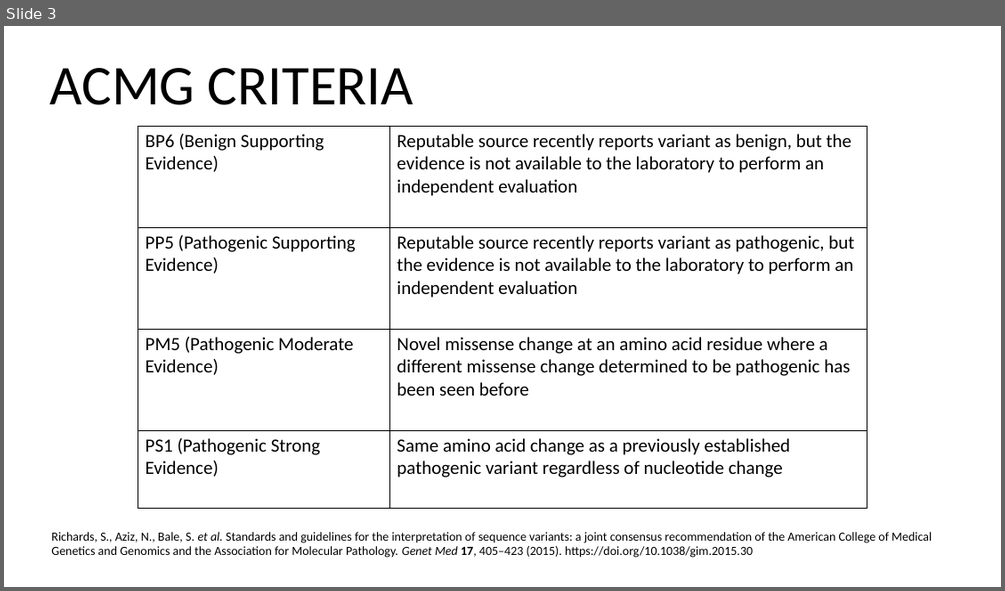
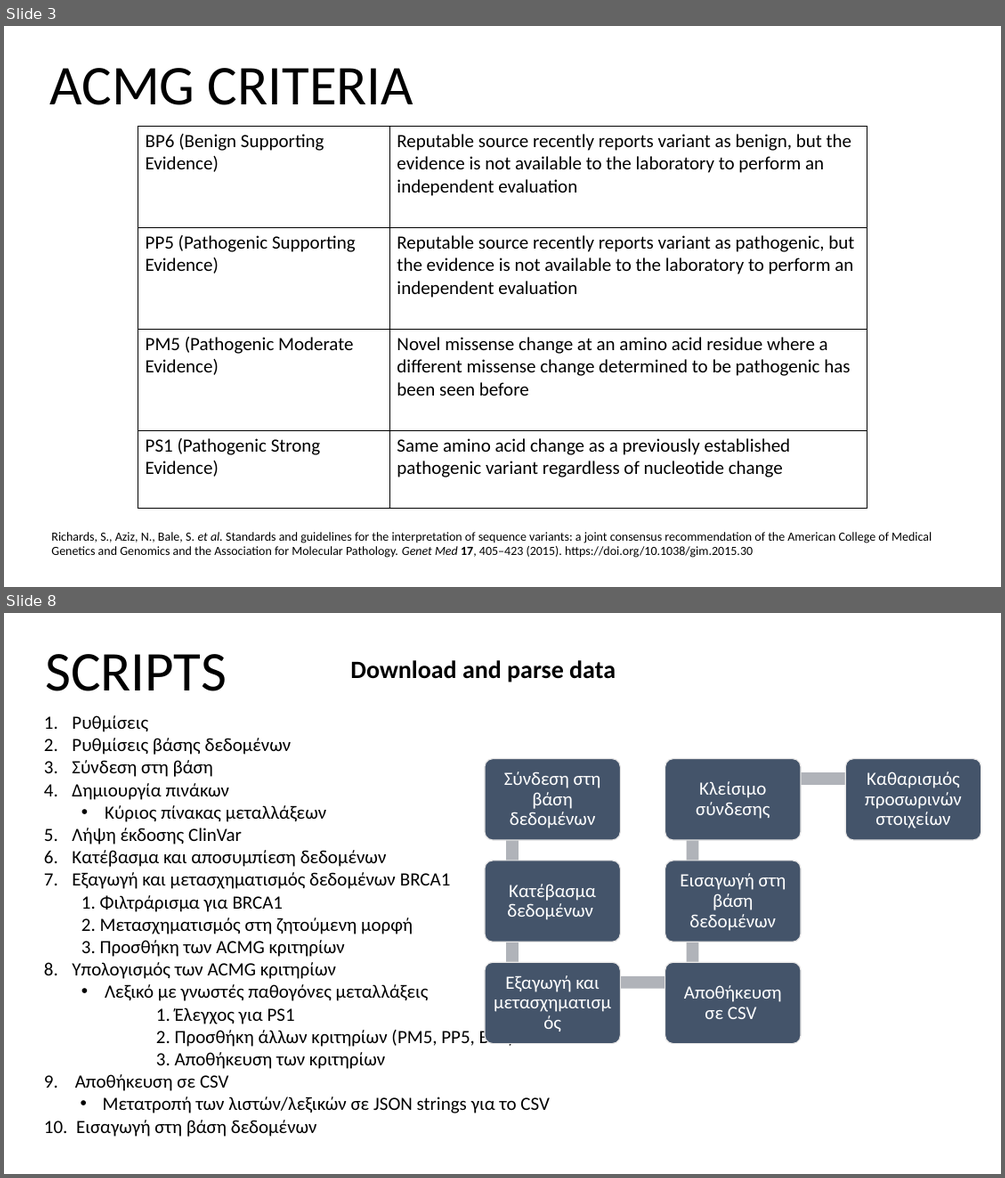
Before and after one commit to iliaanaa/genekor, a slide deck: intro.pptx. Shown one above the other, each under a label of ours: slide 3 before the commit, slides 3 and 8 after it; the slides between them are not shown. The pictures are 1005x591 and 1005x1178 pixels, drawn with LibreOffice and Linux fonts; fonts in the diff are those of the drawing. Boxes give left, top, right and bottom in pixels: in the first picture for what was removed or moved away, otherwise in the second. Text is boxed around its words. In the diff, an @@ line names an element or a change of style, - is before the commit and + after.

```diff
--- a/intro.pptx
+++ b/intro.pptx
@@ slide 8 added at [4,613,1001,1174], background #FFFFFF @@
@@ text added at [45,654,226,691], 54 pt, text #000000 @@
+SCRIPTS
@@ text added at [350,660,615,682], 24 pt, text #000000, bold @@
+Download and parse data
@@ text added at [44,715,550,1136], 18 pt, text #000000 @@
+1. Ρυθμίσεις
+2. Ρυθμίσεις βάσης δεδομένων
+3. Σύνδεση στη βάση
+4. Δημιουργία πινάκων
+  • Κύριος πίνακας μεταλλάξεων
+  5. Λήψη έκδοσης ClinVar
+  6. Κατέβασμα και αποσυμπίεση δεδομένων
+  7. Εξαγωγή και μετασχηματισμός δεδομένων BRCA1
+    1. Φιλτράρισμα για BRCA1
+    2. Μετασχηματισμός στη ζητούμενη μορφή
+    3. Προσθήκη των ACMG κριτηρίων
+  8. Υπολογισμός των ACMG κριτηρίων
+    • Λεξικό με γνωστές παθογόνες μεταλλάξεις
+    1. Έλεγχος για PS1
+    2. Προσθήκη άλλων κριτηρίων (PM5, PP5, BP6)
+    3. Αποθήκευση των κριτηρίων
+    9. Αποθήκευση σε CSV
+    • Μετατροπή των λιστών/λεξικών σε JSON strings για το CSV
+    10. Εισαγωγή στη βάση δεδομένων
@@ group added at [485,759,980,1044]: 7 rounded rectangles, 7 texts, 6 rectangles @@
+Σύνδεση στη βάση δεδομένων
+Κατέβασμα δεδομένων
+Εξαγωγή και μετασχηματισμός
+Αποθήκευση σε CSV
+Εισαγωγή στη βάση δεδομένων
+Κλείσιμο σύνδεσης
+Καθαρισμός προσωρινών στοιχείων
```
Also in this commit, not shown: 1 slide changed, 9 other slides added, 1 slide removed.
